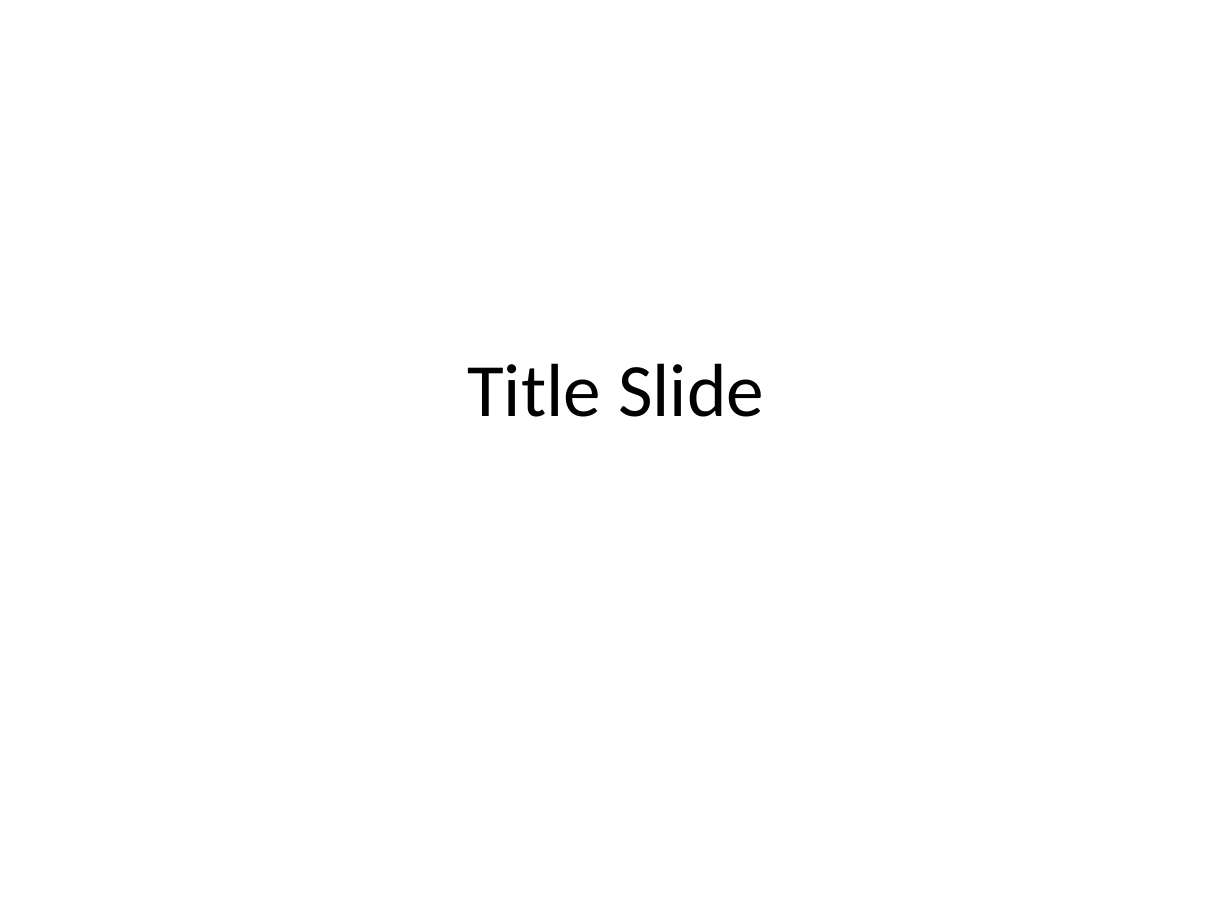
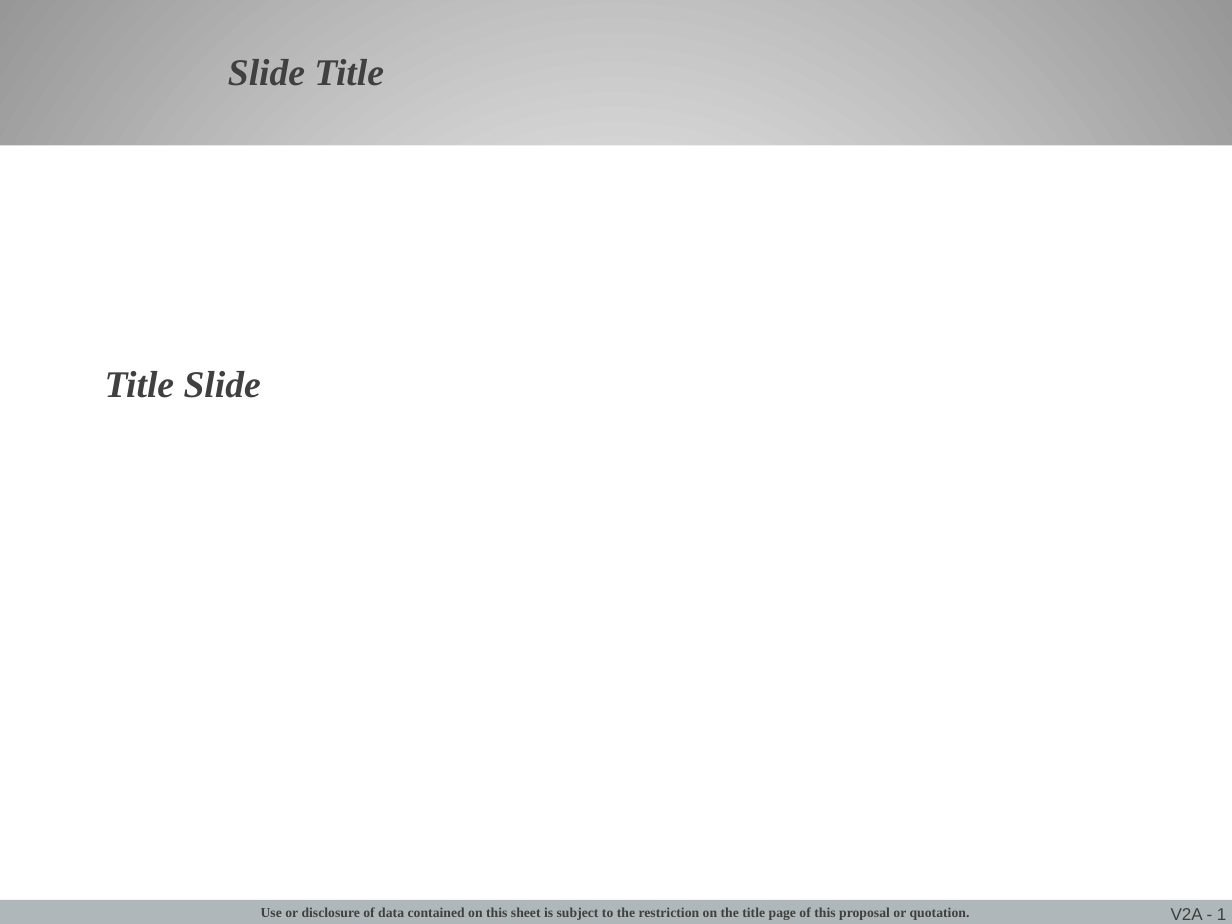
Before and after one commit to jgoodso2/PMMP, a slide deck: slide 1 of PMMPresentation/Modules/Templates/PMM Template.pptx. Drawn at 1232x924 pixels with LibreOffice and Linux fonts; fonts in the diff are those of the drawing; background and template pictures are left out. Boxes give left, top, right and bottom in pixels: in the first picture for what was removed or moved away, otherwise in the second. Text is boxed around its words. In the diff, an @@ line names an element or a change of style, - is before the commit and + after.

```diff
--- a/PMMPresentation/Modules/Templates/PMM Template.pptx
+++ b/PMMPresentation/Modules/Templates/PMM Template.pptx
@@ background #FFFFFF to gradient #FFFFFF to #979797 @@
@@ title added at box(228, 59, 383, 86), 22 pt, text #404040, bold, italic @@
+Slide Title
@@ rectangle added at box(0, 145, 1232, 903), fill #FFFFFF @@
@@ text "Title Slide" at box(105, 371, 261, 398): size 44 to 22 pt, font Calibri to Times New Roman, text colour #000000 to #404040, bold on, italic on; alignment centre to left; line spacing 1 to 0.85; more space between paragraphs @@
@@ rectangle added at box(0, 899, 1232, 924), fill #AFB7BA @@
@@ text added at box(261, 907, 970, 920), 8 pt, text #404040, bold @@
+Use or disclosure of data contained on this sheet is subject to the restriction on the title page of this proposal or quotation.
@@ page number added at box(1171, 908, 1227, 920), 10 pt, text #404040 @@
+V2A - 1
```
Also in this commit, not shown: 4 other slides changed, 1 slide added, 51 other files.
